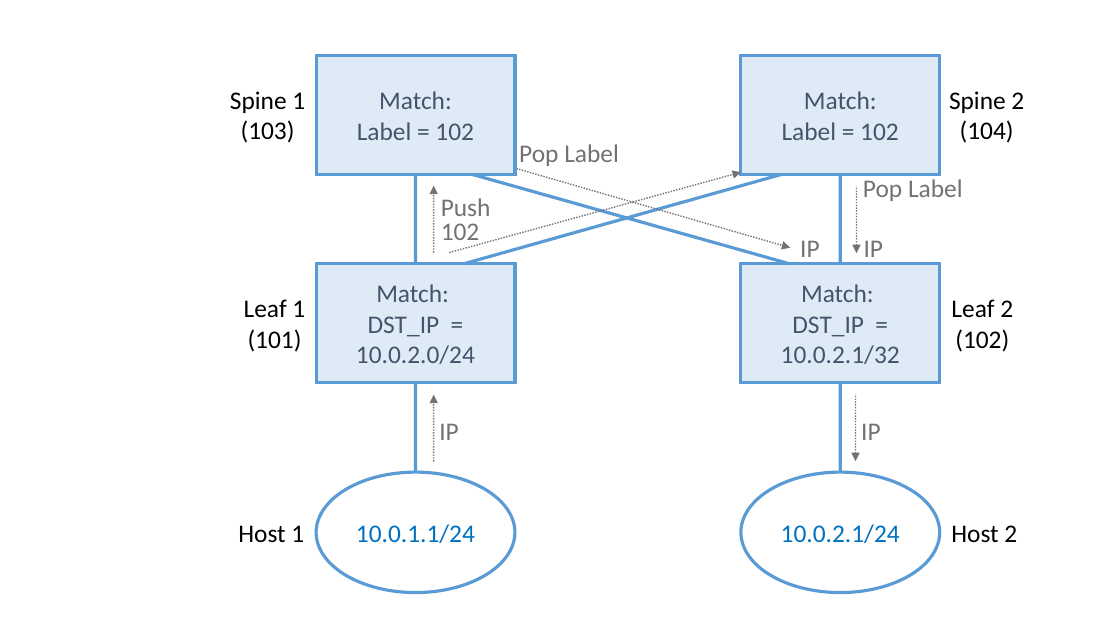
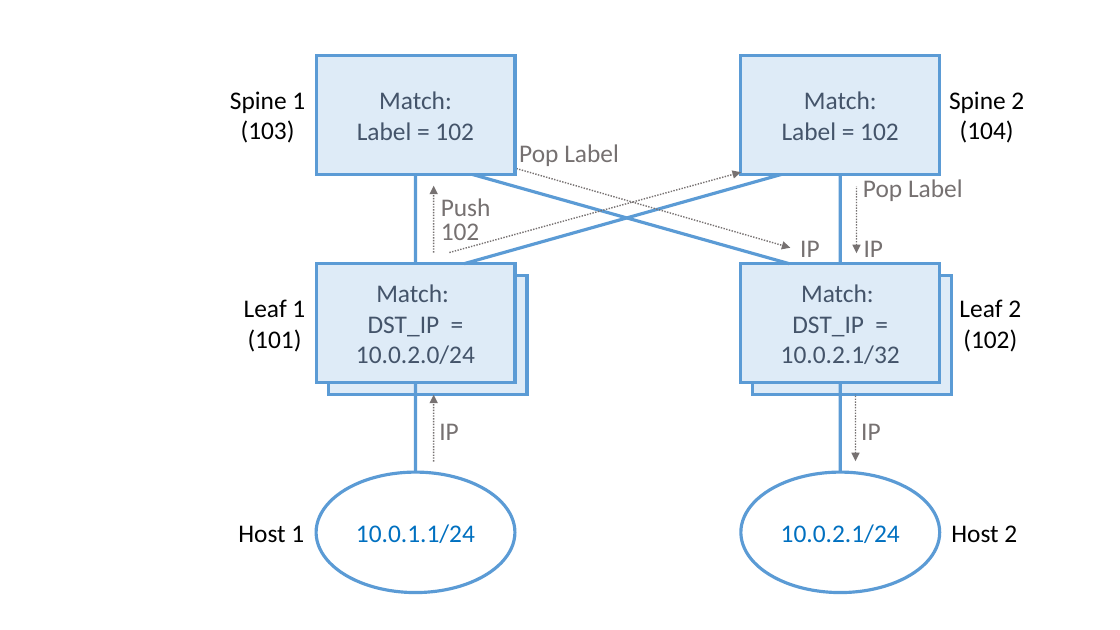
Before and after one commit to SystemsApproach/7E, a slide deck: slide 8 of routing/figures/routing.odp. Drawn at 1120x630 pixels with LibreOffice and Linux fonts; fonts in the diff are those of the drawing. Boxes give left, top, right and bottom in pixels: in the first picture for what was removed or moved away, otherwise in the second. Text is boxed around its words. In the diff, an @@ line names an element or a change of style, - is before the commit and + after.

```diff
--- a/routing/figures/routing.odp
+++ b/routing/figures/routing.odp
@@ freeform shape added at (x1=328, y1=275, x2=527, y2=394), fill #DEEBF7, outline #5B9BD5 2.24 pt, 18 pt, text #44546A @@
+Match:
+DST_IP = 10.0.2.0/24
@@ freeform shape added at (x1=753, y1=275, x2=952, y2=394), fill #DEEBF7, outline #5B9BD5 2.24 pt, 18 pt, text #44546A @@
+Match:
+DST_IP = 10.0.2.1/32
@@ text "Leaf 2" moved from (x1=951, y1=299, x2=1013, y2=352) to (x1=959, y1=299, x2=1021, y2=352) @@
```
Also in this commit, not shown: 1 other slide changed, 3 other files.
